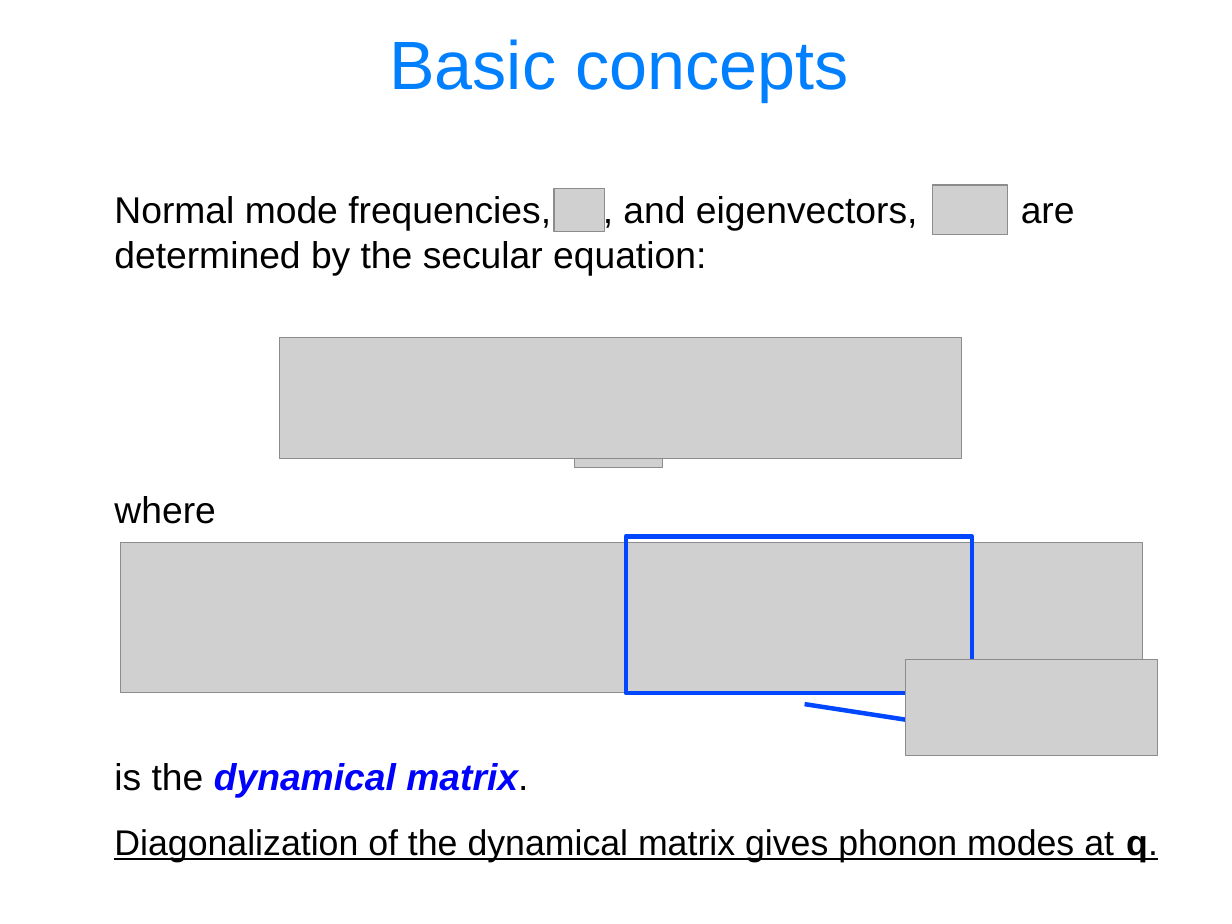
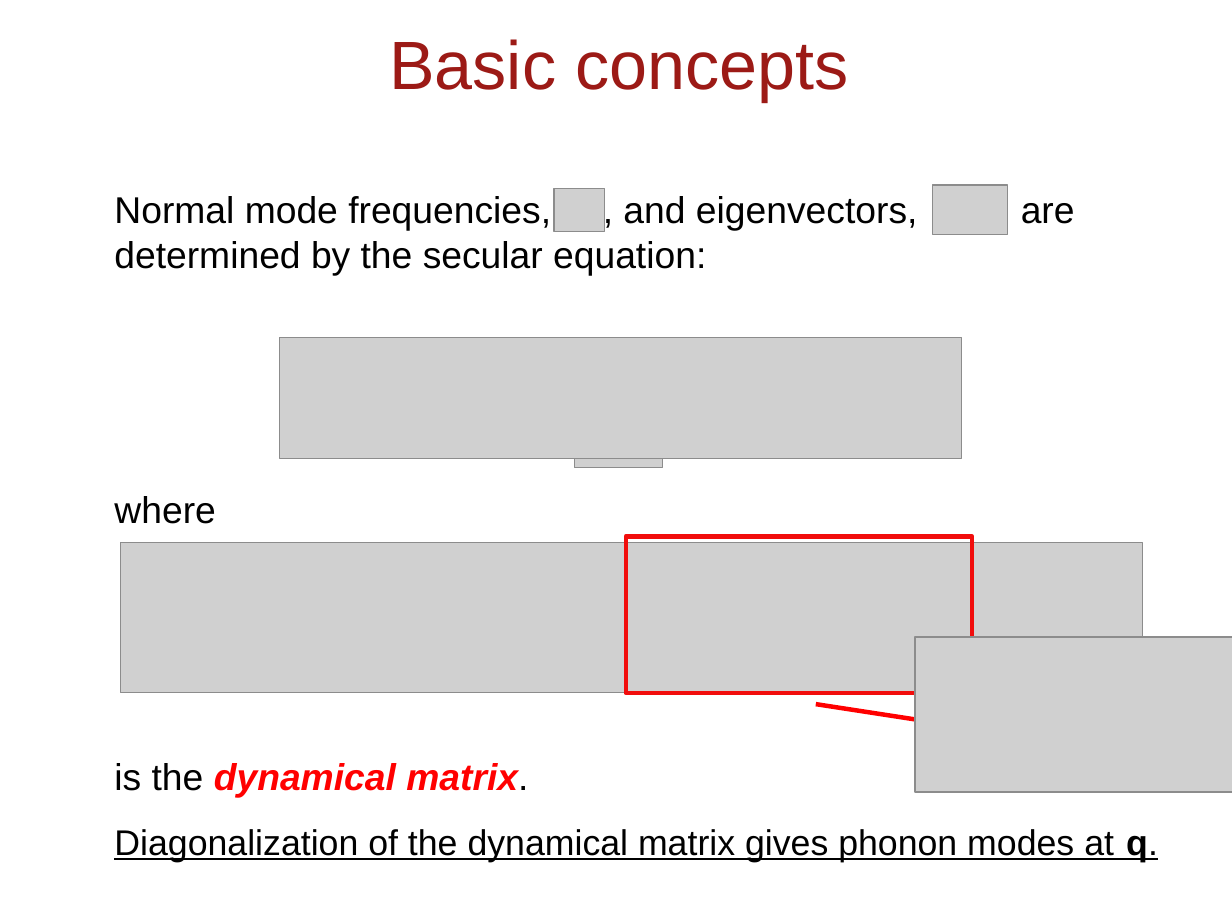
Before and after one commit to thepranab/materials-for-max-qe2021-online-school, a slide deck: slide 7 of slides.sources/handson-day5.odp. Drawn at 1232x924 pixels with LibreOffice and Linux fonts; fonts in the diff are those of the drawing; grey boxes stand for pictures. Boxes give left, top, right and bottom in pixels: in the first picture for what was removed or moved away, otherwise in the second. Text is boxed around its words. In the diff, an @@ line names an element or a change of style, - is before the commit and + after.

```diff
--- a/slides.sources/handson-day5.odp
+++ b/slides.sources/handson-day5.odp
@@ title "Basic concepts" at (x1=389, y1=39, x2=848, y2=101): text colour #007FFF to #9C1A16 @@
@@ rectangle at (x1=626, y1=537, x2=973, y2=693): outline #0047FF 2.89 pt to #F10D0C 2.89 pt @@
@@ picture resized from (x1=906, y1=660, x2=1158, y2=756) to (x1=916, y1=637, x2=1232, y2=793) @@
@@ arrow moved from (805, 704) - (950, 727) to (816, 704) - (961, 727) @@
@@ arrow (816, 704) - (961, 727): stroke #0047FF 2.89 pt to #FF0000 2.89 pt @@
@@ text at (x1=114, y1=763, x2=528, y2=797): text colour #0000FF to #FF0000 in "dynamical matrix." @@
```
Also in this commit, not shown: 43 other slides changed, 3 slides added, 1 slide removed, 3 other files.
